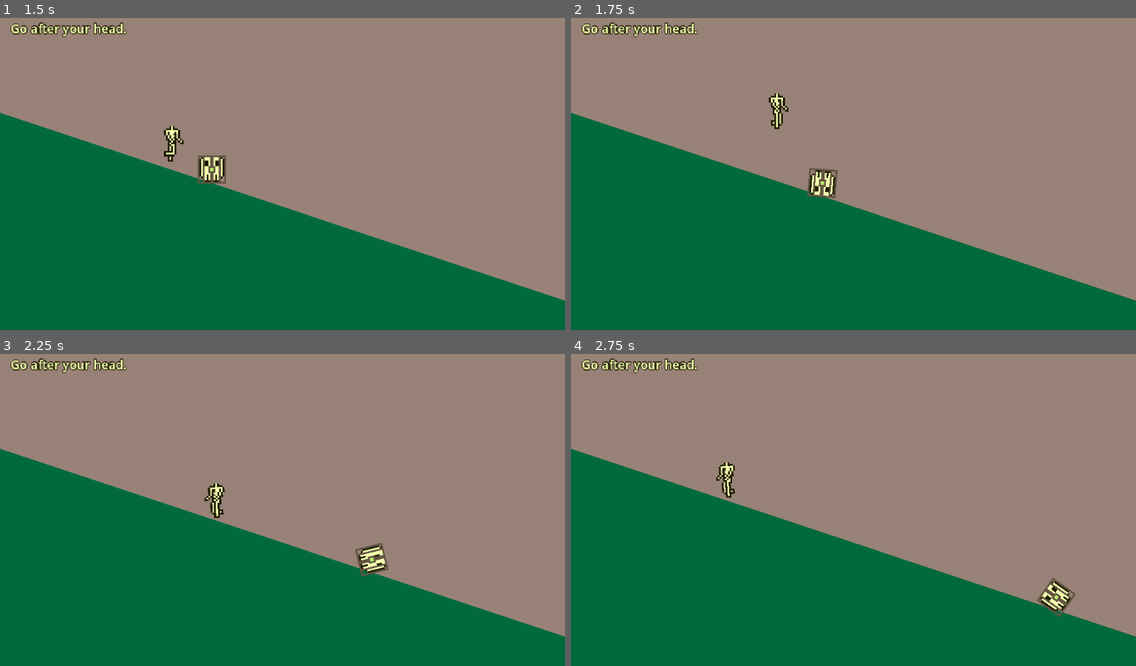
Above: before the commit, frames 1-4 (two rows, left to right).
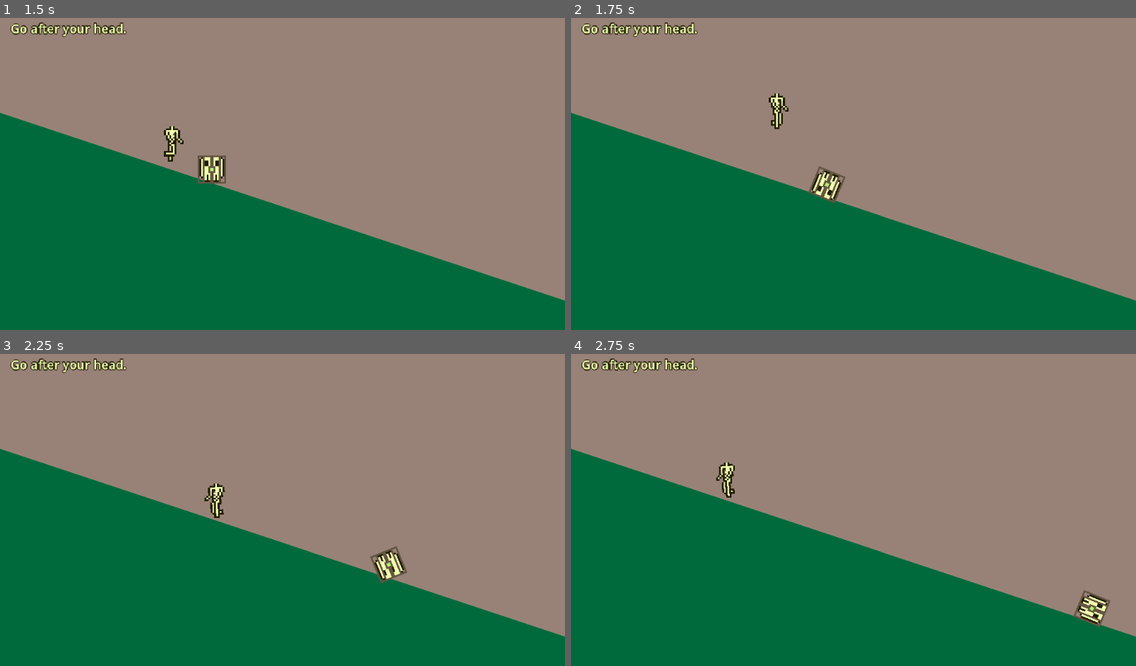
Above: after the commit, the same moments.

Repository: tucksravin/dont-lose-your-head
Game: Godot game, scene res://scenes/transition/transition_cage.tscn
Same seed, same stepped clock (60 frames per second), same inputs: the game is played once before the commit and once after it. This scene is started directly instead of the project's main scene.
Inputs:
- Up to frame 1 (1.5 s): hold D (move_right) from 0.53 s (still down); tap E (interact) at 0.6, 1.35 s; tap Space (jump) at 0.77 s
- Up to frame 2 (1.75 s): keep holding D (move_right); tap Space (jump) at 1.52 s
- Up to frame 3 (2.25 s): release D (move_right) at 2.03 s; hold A (move_left) from 2.03 s (still down); tap E (interact) at 2.1 s
- Up to frame 4 (2.75 s): keep holding A (move_left)

Frame 1 is identical in both runs. In frame 2, 0.4% of the frame differs, in the area x 41-49%, y 47-60%; in frame 3, 0.7%; in frame 4, 0.9%, in the area x 82-96%, y 71-88%.

Commit message:
Cage transition: the caged head rolls all the way off the screen (path/roll_time/brake_ratio overrides on the inherited scene); the body follows it off, then the fade

Diff:
--- a/scenes/transition/transition_cage.gd
+++ b/scenes/transition/transition_cage.gd
@@ -1,9 +1,18 @@
 extends "res://scenes/transition/transition.gd"
 ## Transition fork: the head sits at the top of the slope, the body has almost
 ## caught up to it, and a cage drops on it — the knock is what sends the caged
-## head rolling off down the slope → leads into day_panic (whose head opens
-## `caged = true`). Decided Sat (Tucker): "the cage should initiate the head's
-## roll; the head isn't running away from the body".
+## head rolling off down the slope, ALL THE WAY OFF THE SCREEN (Tucker, Sat:
+## "when the head is caged, have it roll all the way off the screen") → leads
+## into day_panic (whose head opens `caged = true`). Decided Sat (Tucker): "the
+## cage should initiate the head's roll; the head isn't running away from the
+## body".
+##
+## Off-screen roll = three overrides on the inherited scene, no code: HeadPath's
+## curve runs to x=720 (past the right edge; the ground polygon goes to 740),
+## roll_time 1.6 (≈300 px/s, still faster than the body), brake_ratio 1.0 (no
+## visible slow-down — it stops off screen). The base's end condition is
+## unchanged and now means "the body has run off after it" (within
+## arrive_distance 40 of x=720 = fully off the 640-wide screen), then the fade.
 ##
 ## The worked example of the fork recipe in transition.gd: this file overrides
 ## exactly one method. The "cage" is not new art — it is the head's own
--- a/scenes/transition/transition_cage.tscn
+++ b/scenes/transition/transition_cage.tscn
@@ -4,8 +4,19 @@
 [ext_resource type="Script" path="res://scenes/transition/transition_cage.gd" id="2_cage_script"]
 [ext_resource type="SpriteFrames" path="res://assets/sprites/head_frames.tres" id="3_head_frames"]
 
+[sub_resource type="Curve2D" id="Curve2D_offscreen"]
+_data = {
+"points": PackedVector2Array(0, 0, 0, 0, 240, 178, 0, 0, 0, 0, 720, 338)
+}
+point_count = 2
+
 [node name="TransitionCage" instance=ExtResource("1_base")]
 script = ExtResource("2_cage_script")
+roll_time = 1.6
+brake_ratio = 1.0
+
+[node name="HeadPath" parent="."]
+curve = SubResource("Curve2D_offscreen")
 
 [node name="Cage" type="AnimatedSprite2D" parent="." index="6"]
 visible = false
--- a/tools/smoke/day_chain.gd
+++ b/tools/smoke/day_chain.gd
@@ -88,7 +88,8 @@
 		if t == null:
 			continue
 		# Twice: at 2.6 s it is in the timed wait for the body (arrival_wait),
-		# at 5.5 s after the reload it is in the open-ended one (situation done).
+		# at 5.5 s after the reload the situation has played (mid-roll, or the
+		# open-ended wait for the body).
 		for at in [2.6, 5.5]:
 			await Smoke.sleep(self, float(at))
 			reload_current_scene()
Not shown, changed: docs/CODEBASE.md
Not shown, changed: docs/DESIGN.md
Not shown, changed: journals/tucker.md
